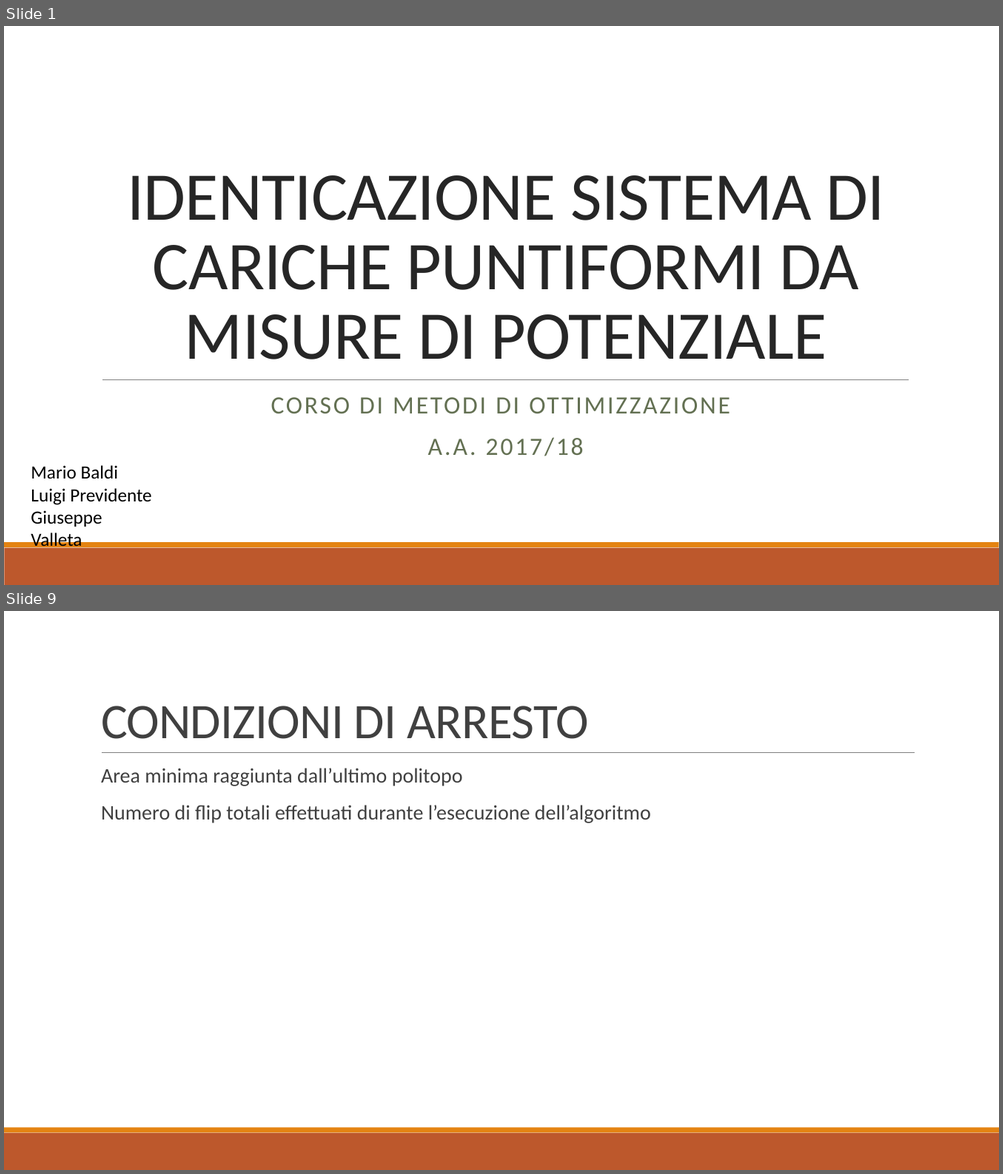
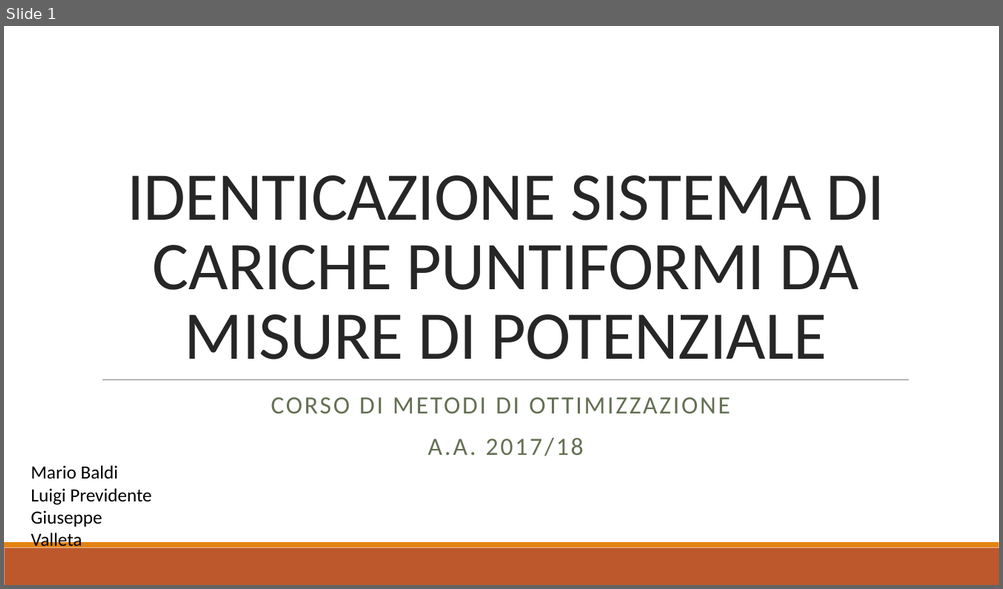
Before and after one commit to baldimario/Simplex, a slide deck: IDENTICAZIONE SISTEMA DI CARICHE PUNTIFORMI DA MISURE DI.pptx. Shown one above the other, each under a label of ours: slides 1 and 9 before the commit, slide 1 after it; the slides between them are not shown. The pictures are 1003x1174 and 1003x589 pixels, drawn with LibreOffice and Linux fonts; fonts in the diff are those of the drawing. Boxes give left, top, right and bottom in pixels: in the first picture for what was removed or moved away, otherwise in the second. Text is boxed around its words. In the diff, an @@ line names an element or a change of style, - is before the commit and + after.

```diff
--- a/IDENTICAZIONE SISTEMA DI CARICHE PUNTIFORMI DA MISURE DI.pptx
+++ b/IDENTICAZIONE SISTEMA DI CARICHE PUNTIFORMI DA MISURE DI.pptx
@@ slide 9 removed at box(4, 611, 999, 1170), background #FFFFFF; not listed: 2 template elements that a slide beside it also shows @@
@@ title removed at box(101, 706, 588, 739) @@
-CONDIZIONI DI ARRESTO
@@ line removed from (102, 753) to (915, 753) @@
@@ text removed at box(101, 768, 651, 823) @@
-  Area minima raggiunta dall’ultimo politopo
-  Numero di flip totali effettuati durante l’esecuzione dell’algoritmo
```
Also in this commit, not shown: 8 slides changed, 3 slides added, 1 other slide removed, 2 other files.
